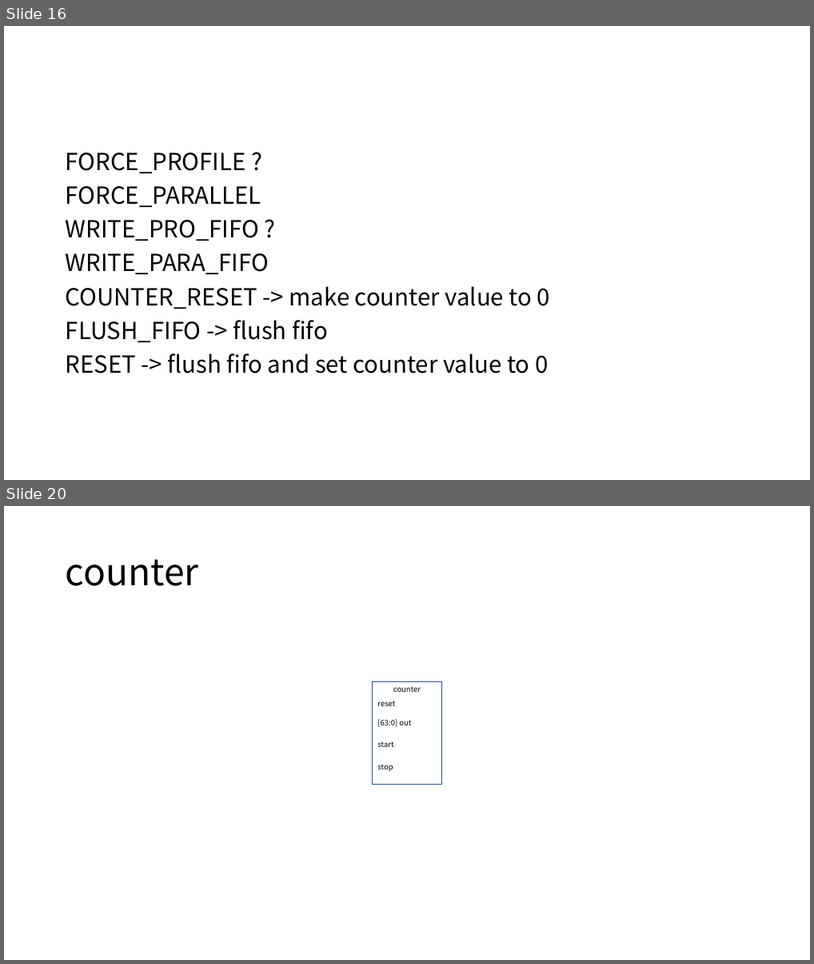
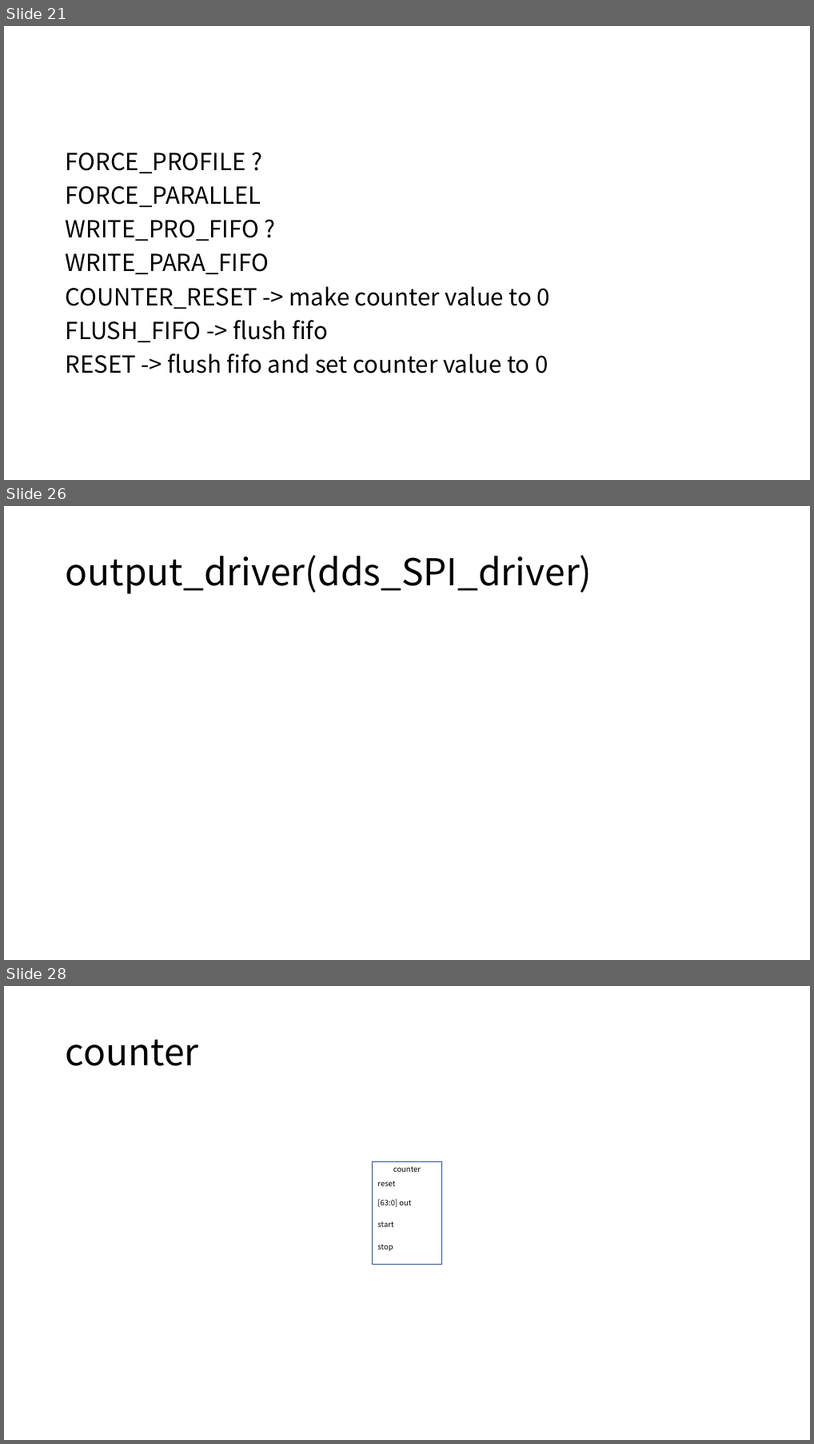
Before and after one commit to snu-quiqcl/AD9910, a slide deck: AD9912_MODULE.pptx. Shown one above the other, each under a label of ours: slides 16 and 20 before the commit, slides 21, 26 and 28 after it; the slides between them are not shown. The pictures are 814x964 and 814x1444 pixels, drawn with LibreOffice and Linux fonts; fonts in the diff are those of the drawing. Boxes give left, top, right and bottom in pixels: in the first picture for what was removed or moved away, otherwise in the second. Text is boxed around its words. In the diff, an @@ line names an element or a change of style, - is before the commit and + after.

```diff
--- a/AD9912_MODULE.pptx
+++ b/AD9912_MODULE.pptx
@@ slide 26 added at <box>4,506,810,960</box>, background #FFFFFF @@
@@ title added at <box>66,555,593,594</box>, 44 pt, text #000000 @@
+output_driver(dds_SPI_driver)
@@ what was slide 16 is now slide 21 @@
@@ what was slide 20 is now slide 28 @@
```
Also in this commit, not shown: 4 slides changed, 9 other slides added.
